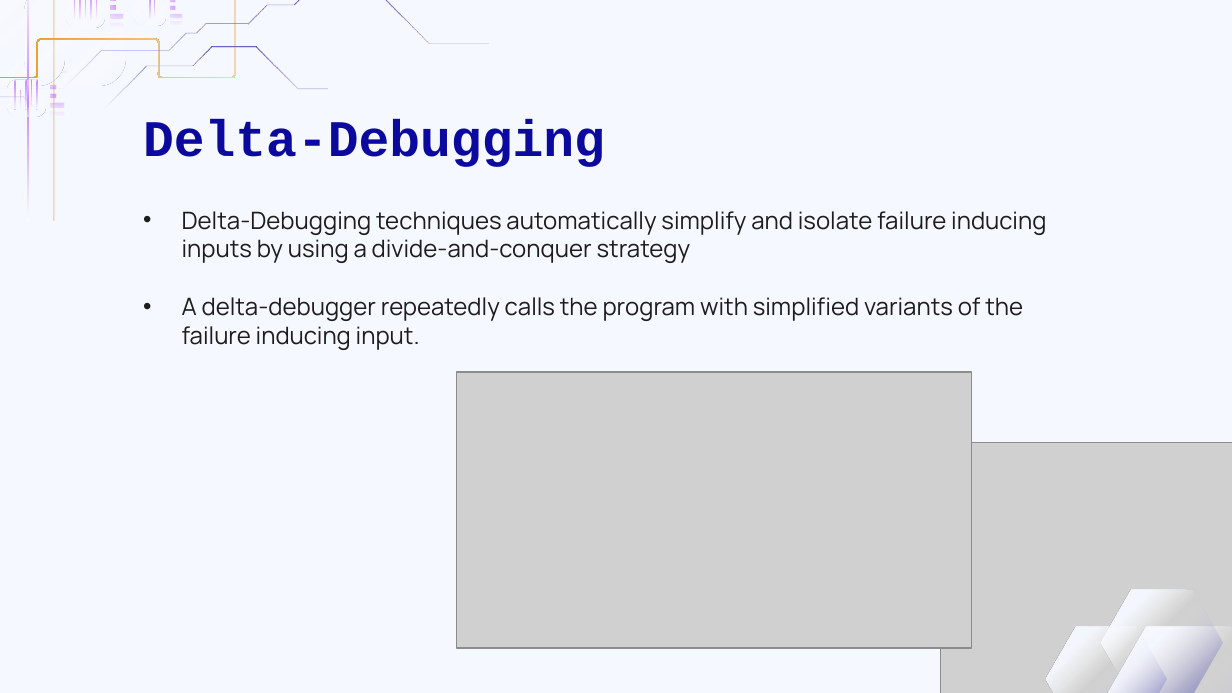
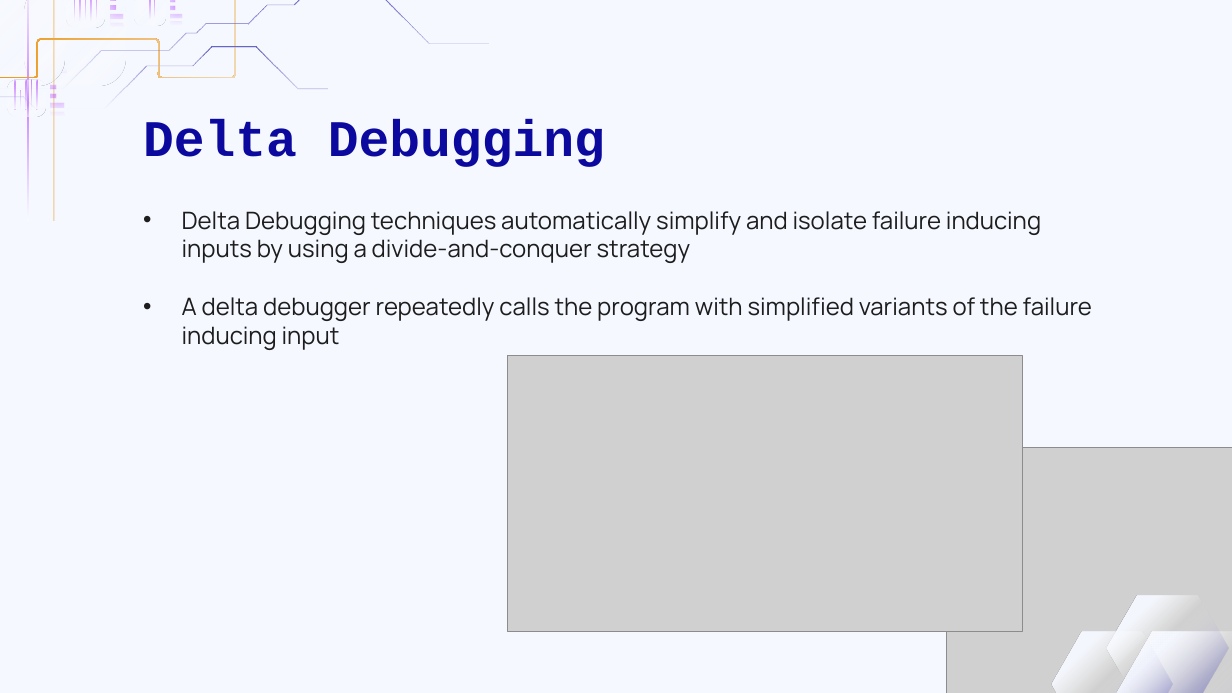
Before and after one commit to Irisi99/SAT4J-API-Fuzzing, a slide deck: slide 6 of Slides.pptx (slide 5 before the commit). Drawn at 1232x693 pixels with LibreOffice and Linux fonts; fonts in the diff are those of the drawing; grey boxes stand for pictures. Boxes give left, top, right and bottom in pixels: in the first picture for what was removed or moved away, otherwise in the second. Text is boxed around its words. In the diff, an @@ line names an element or a change of style, - is before the commit and + after.

```diff
--- a/Slides.pptx
+++ b/Slides.pptx
@@ title at [143, 119, 605, 167]: text changed @@
-Delta-Debugging
+Delta Debugging
@@ subtitle at [182, 211, 1092, 350]: text changed @@
-• Delta-Debugging techniques automatically simplify and isolate failure inducing inputs by using a divide-and-conquer strategy
-• A delta-debugger repeatedly calls the program with simplified variants of the failure inducing input.
+• Delta Debugging techniques automatically simplify and isolate failure inducing inputs by using a divide-and-conquer strategy
+• A delta debugger repeatedly calls the program with simplified variants of the failure inducing input
@@ picture: place and size @@
-picture at [457, 372, 972, 648]
+picture at [508, 356, 1023, 632]
@@ 3 freeform shapes, 1 picture: place and size @@
-3 freeform shapes, 1 picture at [940, 442, 1232, 693]
+3 freeform shapes, 1 picture at [946, 448, 1232, 693]
```
Also in this commit, not shown: 15 other slides changed, 14 slides added, 5 slides removed.
